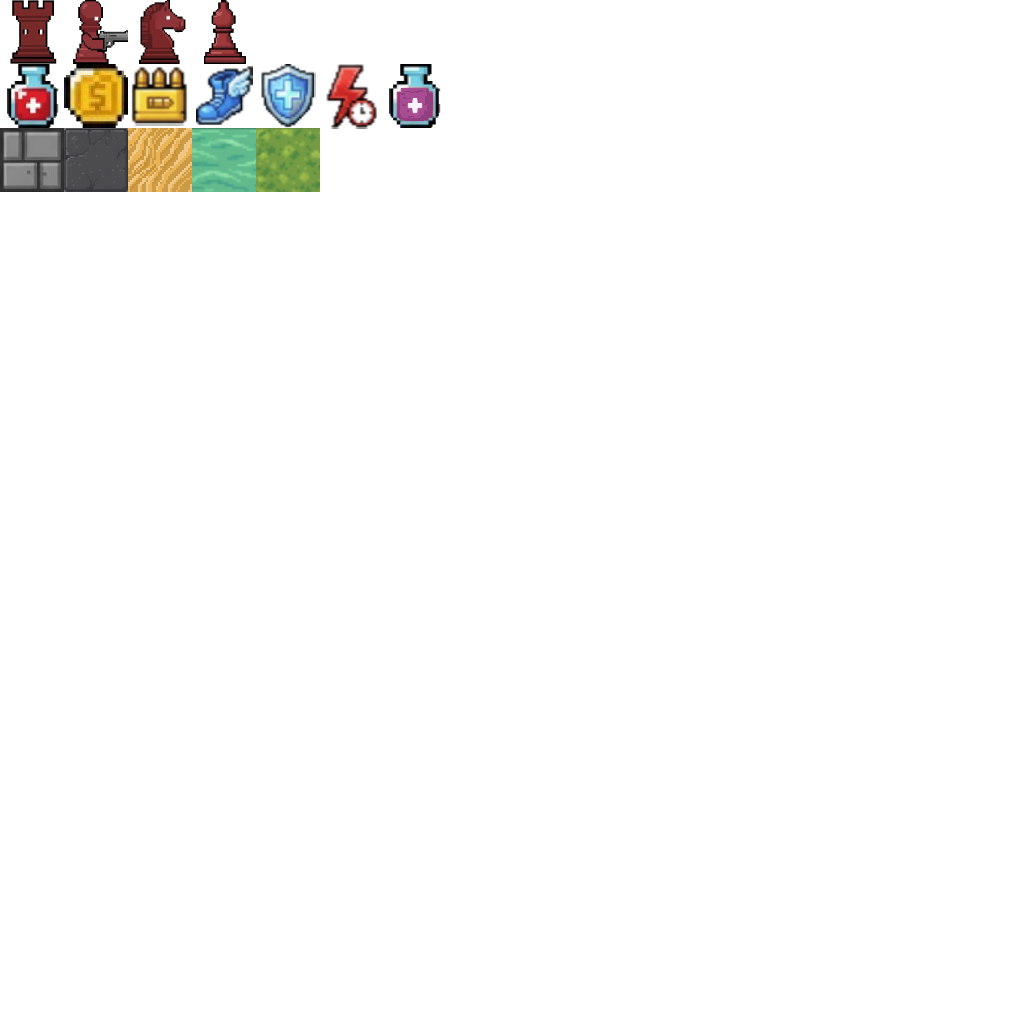
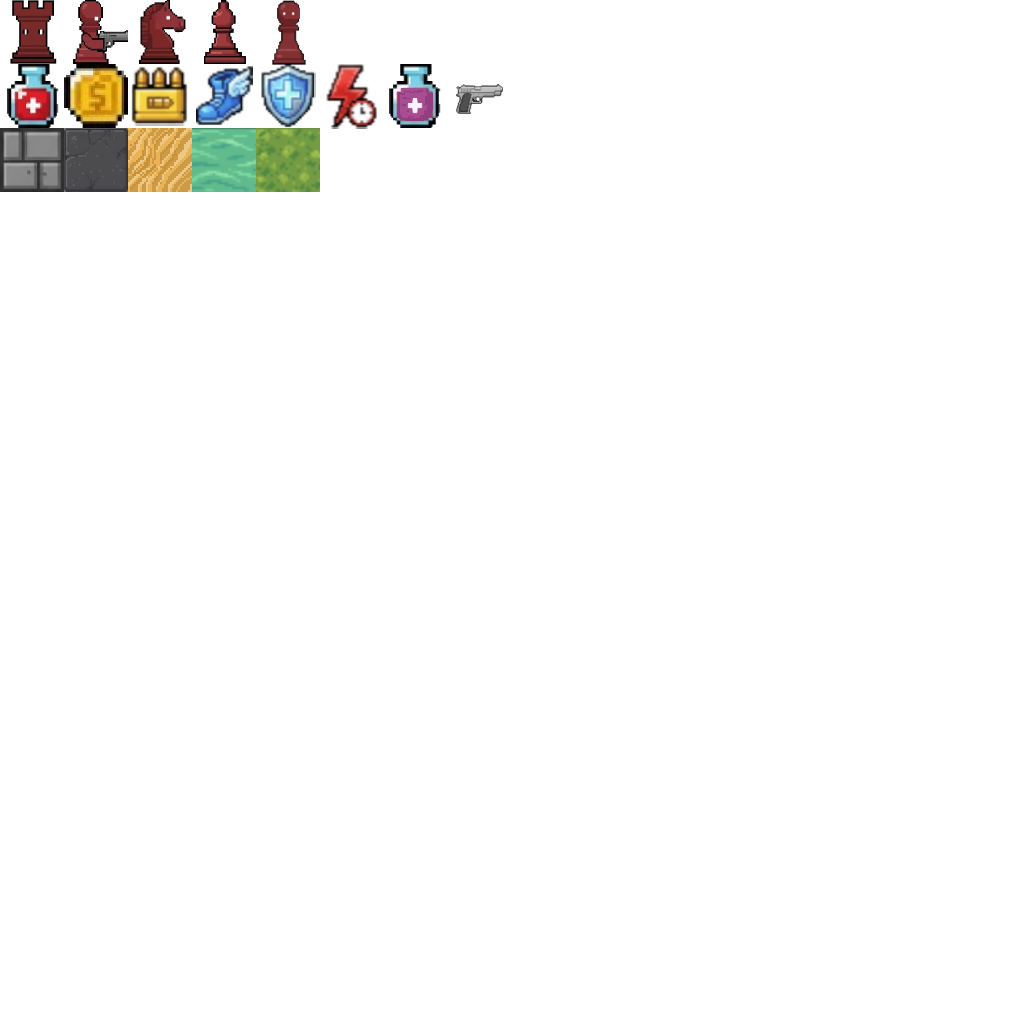
Revision of a layered 1024 × 1024 image; what changed, layer by layer:
added layer "Gemini_Generated_Image_qdxbczqdxbczqdxb-removebg-preview (1)" above "Grass" over [272, 0, 306, 65]
added layer "Gemini_Generated_Image_8rtbjw8rtbjw8rtb__1_-removebg-preview" above "water" over [456, 84, 503, 114]
